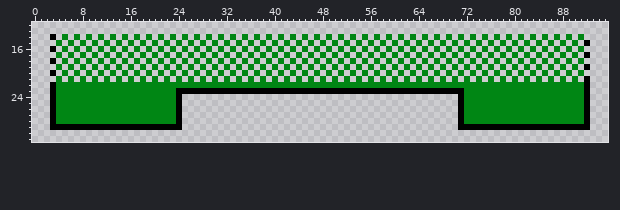
Edited in one commit: sprite sheet (Intergalactic-Intruders/images/Bunker/sprite_Bunker05.png). The first picture shows the starting point.
The file is 96x32 pixels. Shown: x 0..95, y 12..31.
New version:
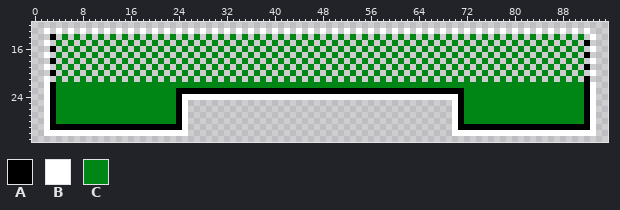
Palette (. is transparent): A #000000  B #ffffff  C #008614
Changes in this commit:
The author put colour B in row 13 at x 2, 4, 6, 8, 10, 12, 14, 16, 18, 20, 22, 24, 26, 28, 30, 32, 34, 36, 38, 40, 42, 44, 46, 48, 50, 52, 54, 56, 58, 60, 62, 64, 66, 68, 70, 72, 74, 76, 78, 80, 82, 84, 86, 88, 90 and 92; in row 14 at x 93; in row 15 at x 2; in row 16 at x 93; in row 17 at x 2; in row 18 at x 93.
The author put colour B in row 19 at x 2; in row 20 at x 93; in row 21 at x 2; in rows 22 to 23 at x 2 and 93; in row 24 at x 2, 25 to 70 and 93; in rows 25 to 29 at x 2, 25, 70 and 93.
The author put colour B in row 30 at x 2 to 25 and 70 to 93.
Where, in picture pixels (left, top, right, bottom), the same in both pictures:
added: (44, 28, 596, 136)
